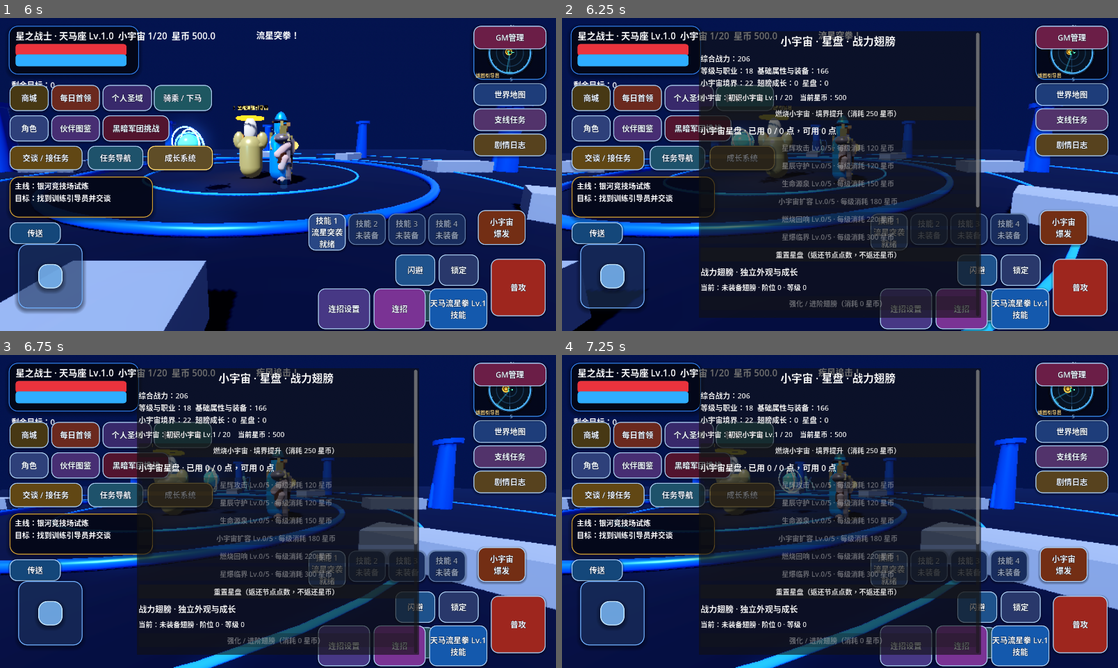
Above: before the commit, frames 1-4 (two rows, left to right).
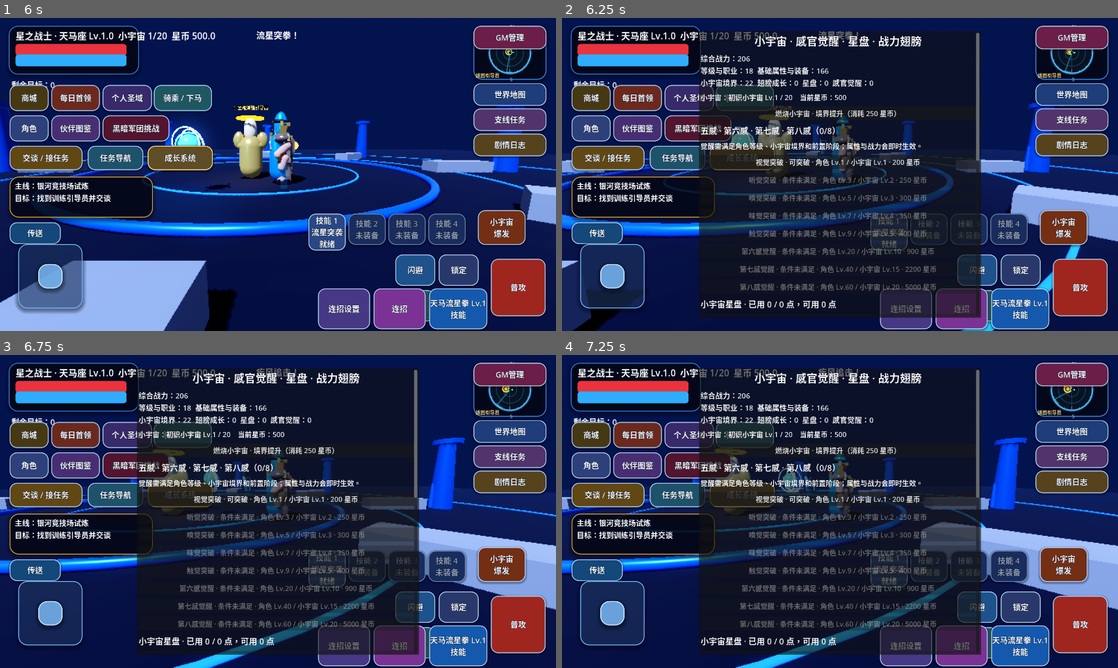
Above: after the commit, the same moments.

Repository: Qazwesrd/Saint-Seiya-Universe-War
Game: Godot game, scene res://scenes/main_menu.tscn
Same seed, same stepped clock (60 frames per second), same inputs: the game is played once before the commit and once after it.
Inputs (mouse positions are in pixels of both pictures, inside the frame that each line leads up to):
- Up to frame 1 (6 s): click "开始新游戏 / 新建存档" at 0.5 s; click "开始新游戏 / 新建存档" at 1.25 s; click "继续游戏 / 存档管理" at 2 s; click "游戏设置" at 2.75 s; click "读取" at 3.5 s; click "交谈 / 接任务" at 4.25 s; click "任务导航" at 5 s; tap Enter (ui_accept) at 5.75 s; move the mouse to (400, 158) at 5.77 s; hold Right (ui_right) from 5.78 s (still down); click (400, 158) at 5.92 s
- Up to frame 2 (6.25 s): keep holding Right (ui_right); tap Enter (ui_accept) at 6.02 s
- Up to frame 3 (6.75 s): tap Enter (ui_accept) at 6.32 s; release Right (ui_right) at 6.5 s; drag from (166, 527) to (250, 574) at 6.52 s
- Up to frame 4 (7.25 s): no input

Frame 1 is identical in both runs. In frame 2, 7.6% of the frame differs, in the area x 24-76%, y 5-94%; in frame 3, 7.9%, in the area x 24-76%, y 5-96%; in frame 4, 7.9%.

Commit message:
Add playable five senses and higher cosmos awakening panel

Diff:
--- a/game/scripts/hud.gd
+++ b/game/scripts/hud.gd
@@ -1840,7 +1840,7 @@
     scroll.add_child(box)
 
     var title := Label.new()
-    title.text = "小宇宙 · 星盘 · 战力翅膀"
+    title.text = "小宇宙 · 感官觉醒 · 星盘 · 战力翅膀"
     title.add_theme_font_size_override("font_size", 25)
     title.horizontal_alignment = HORIZONTAL_ALIGNMENT_CENTER
     box.add_child(title)
@@ -1848,13 +1848,14 @@
     var power: Dictionary = GrowthSystems.get_power_breakdown()
     var breakdown: Dictionary = power.get("breakdown", {})
     var power_label := Label.new()
-    power_label.text = "综合战力：%d\n等级与职业：%d  基础属性与装备：%d\n小宇宙境界：%d  翅膀成长：%d  星盘：%d" % [
+    power_label.text = "综合战力：%d\n等级与职业：%d  基础属性与装备：%d\n小宇宙境界：%d  翅膀成长：%d  星盘：%d  感官觉醒：%d" % [
         int(power.get("total", 0)),
         int(breakdown.get("等级与职业", 0)),
         int(breakdown.get("基础属性与装备", 0)),
         int(breakdown.get("小宇宙境界", 0)),
         int(breakdown.get("翅膀成长", 0)),
-        int(breakdown.get("小宇宙星盘", 0))
+        int(breakdown.get("小宇宙星盘", 0)),
+        int(breakdown.get("感官觉醒", 0))
     ]
     power_label.add_theme_font_size_override("font_size", 17)
     box.add_child(power_label)
@@ -1876,6 +1877,38 @@
         popup.queue_free()
     )
     box.add_child(cosmos_upgrade)
+
+    var sense_profile: Dictionary = GrowthSystems.get_sense_profile()
+    var sense_title := Label.new()
+    sense_title.text = "五感 · 第六感 · 第七感 · 第八感（%d/%d）" % [
+        int(sense_profile.get("unlocked_count", 0)),
+        int(sense_profile.get("total_count", 8))
+    ]
+    sense_title.add_theme_font_size_override("font_size", 19)
+    box.add_child(sense_title)
+    var sense_hint := Label.new()
+    sense_hint.text = "觉醒需满足角色等级、小宇宙境界和前置阶段；属性与战力会即时生效。"
+    sense_hint.autowrap_mode = TextServer.AUTOWRAP_WORD_SMART
+    box.add_child(sense_hint)
+    for stage in sense_profile.get("stages", []):
+        var stage_id := str(stage.get("id", ""))
+        var stage_button := Button.new()
+        var stage_state := "已觉醒" if bool(stage.get("unlocked", false)) else ("可突破" if bool(stage.get("available", false)) else "条件未满足")
+        stage_button.text = "%s · %s · 角色 Lv.%d / 小宇宙 Lv.%d · %d 星币" % [
+            str(stage.get("name", stage_id)),
+            stage_state,
+            int(stage.get("level_required", 1)),
+            int(stage.get("cosmos_required", 1)),
+            int(stage.get("cost", 0))
+        ]
+        stage_button.disabled = not bool(stage.get("available", false))
+        var selected_stage := stage_id
+        stage_button.pressed.connect(func():
+            var ok: bool = GrowthSystems.breakthrough_sense(selected_stage)
+            set_notice("感官境界突破成功" if ok else "突破失败：请检查等级、前置境界、小宇宙等级和星币")
+            popup.queue_free()
+        )
+        box.add_child(stage_button)
 
     var star_title := Label.new()
     star_title.text = "小宇宙星盘 · 已用 %d / %d 点，可用 %d 点" % [
